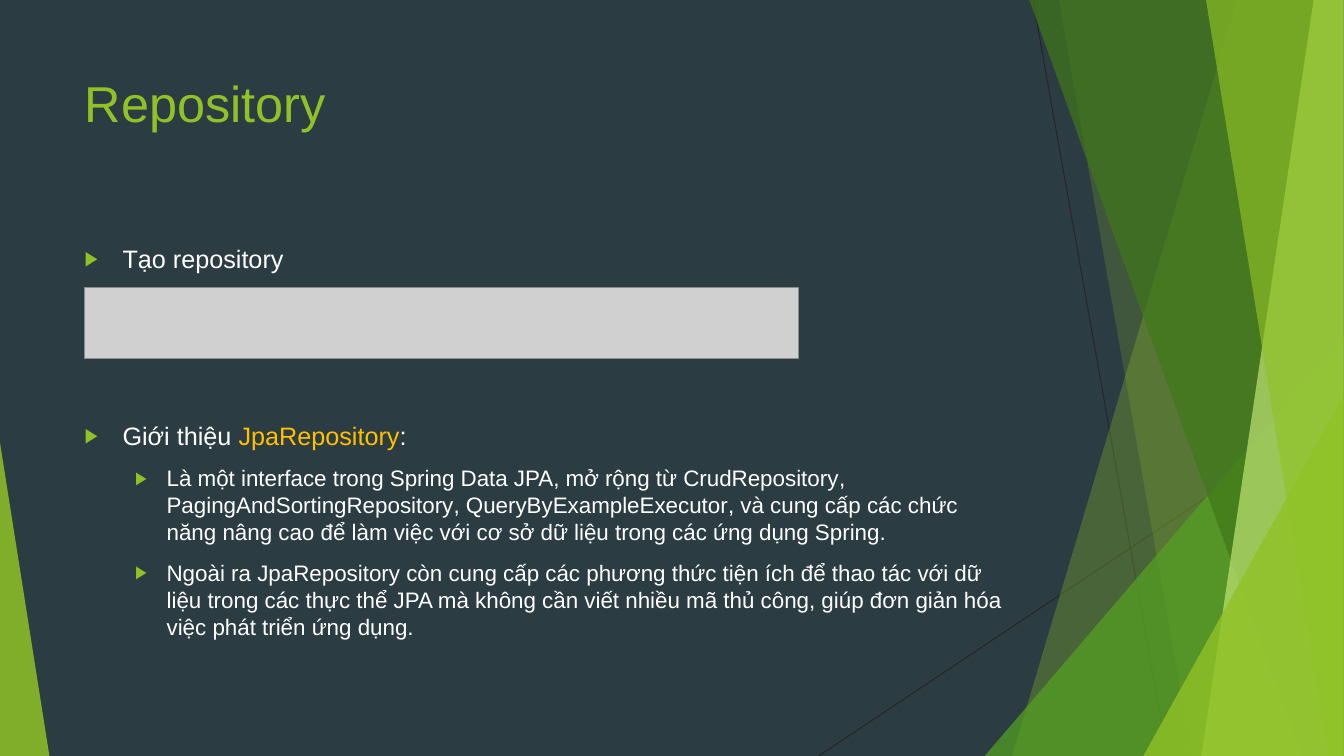
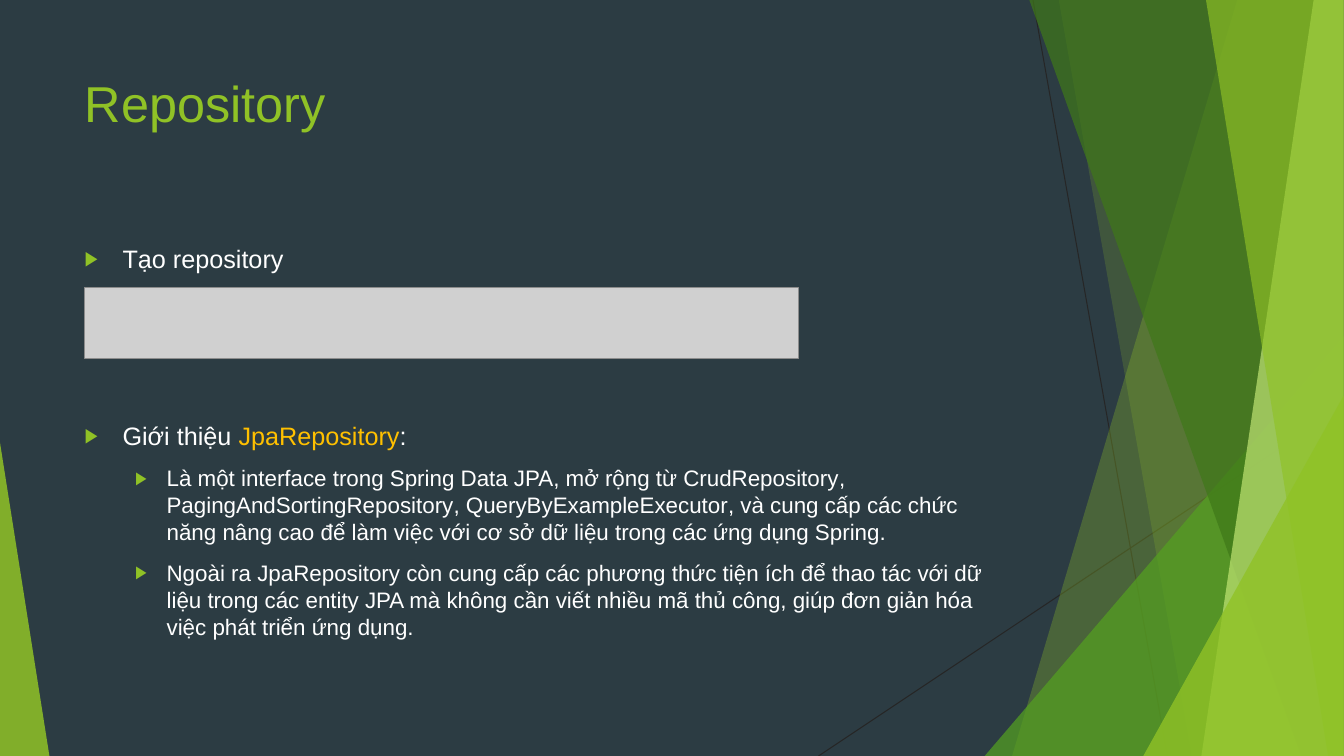
Before and after one commit to sobbingwind/SpringBoot, a slide deck: slide 22 of 07.Spring Data JPA.pptx. Drawn at 1344x756 pixels with LibreOffice and Linux fonts; fonts in the diff are those of the drawing; grey boxes stand for pictures. Boxes give left, top, right and bottom in pixels: in the first picture for what was removed or moved away, otherwise in the second. Text is boxed around its words. In the diff, an @@ line names an element or a change of style, - is before the commit and + after.

```diff
--- a/07.Spring Data JPA.pptx
+++ b/07.Spring Data JPA.pptx
@@ text at (x1=167, y1=563, x2=981, y2=640): text changed @@
-  ▶ Ngoài ra JpaRepository còn cung cấp các phương thức tiện ích để thao tác với dữ liệu trong các thực thể JPA mà không cần viết nhiều mã thủ công, giúp đơn giản hóa việc phát triển ứng dụng.
+  ▶ Ngoài ra JpaRepository còn cung cấp các phương thức tiện ích để thao tác với dữ liệu trong các entity JPA mà không cần viết nhiều mã thủ công, giúp đơn giản hóa việc phát triển ứng dụng.
```
Also in this commit, not shown: 2 other slides changed, 26 slides added.
